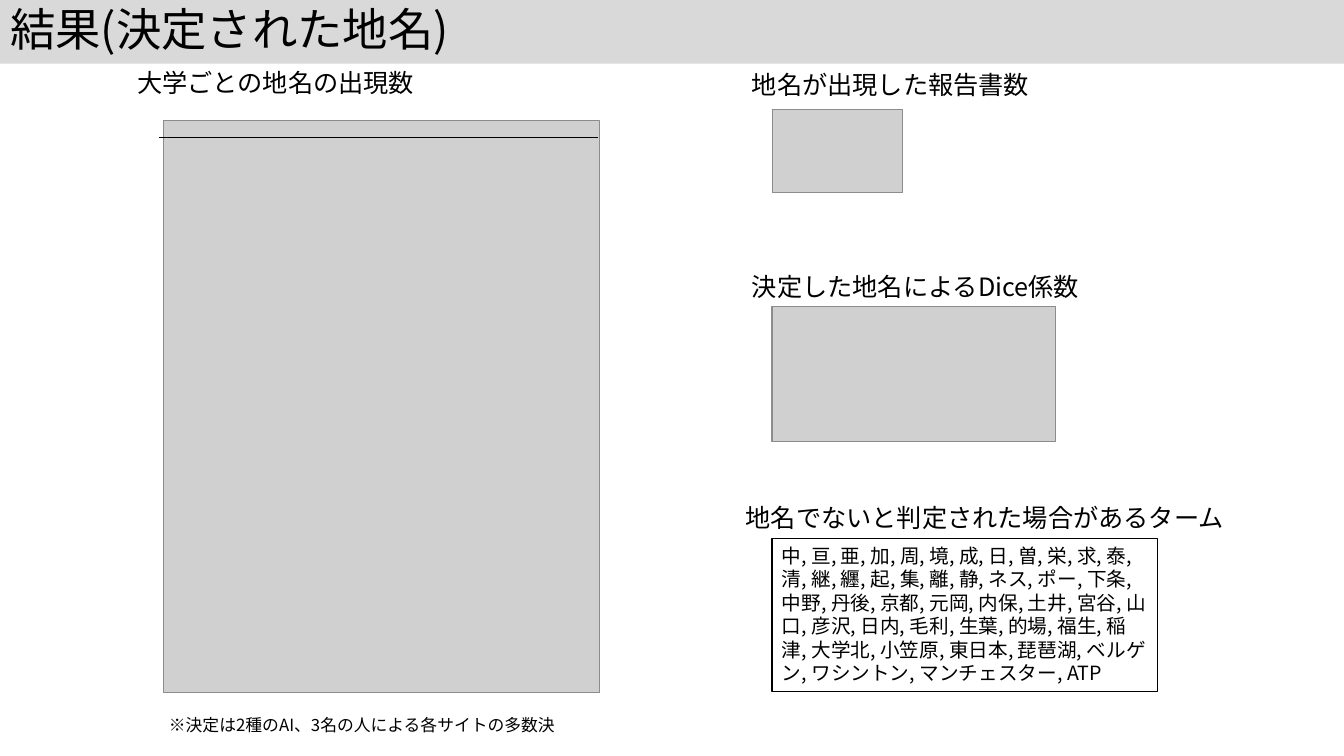
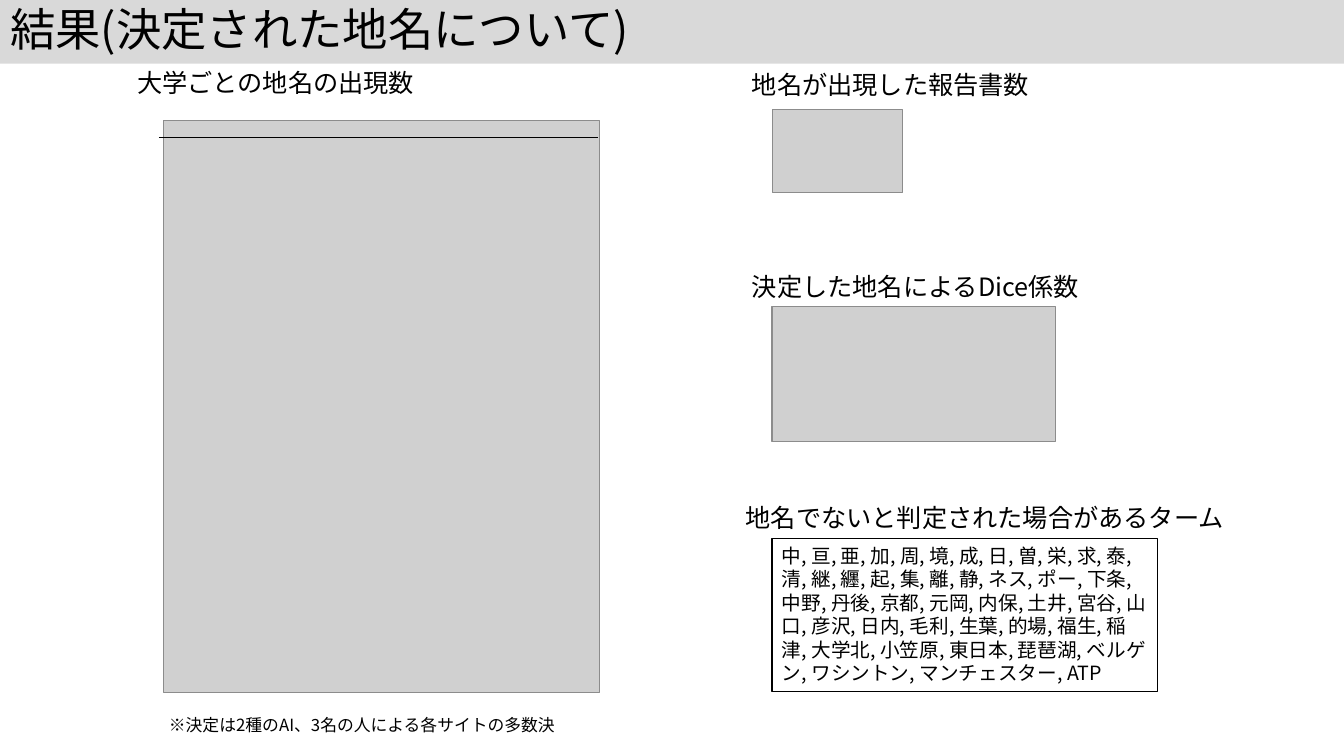
Before and after one commit to kouamano/nihongo-region-name-extract, a slide deck: slide 17 of jsik2026taikai.pptx. Drawn at 1344x756 pixels with LibreOffice and Linux fonts; fonts in the diff are those of the drawing; grey boxes stand for pictures. Boxes give left, top, right and bottom in pixels: in the first picture for what was removed or moved away, otherwise in the second. Text is boxed around its words. In the diff, an @@ line names an element or a change of style, - is before the commit and + after.

```diff
--- a/jsik2026taikai.pptx
+++ b/jsik2026taikai.pptx
@@ title at [10, 8, 629, 55]: text changed @@
-結果(決定された地名)
+結果(決定された地名について)
```
Also in this commit, not shown: 4 other slides changed.
